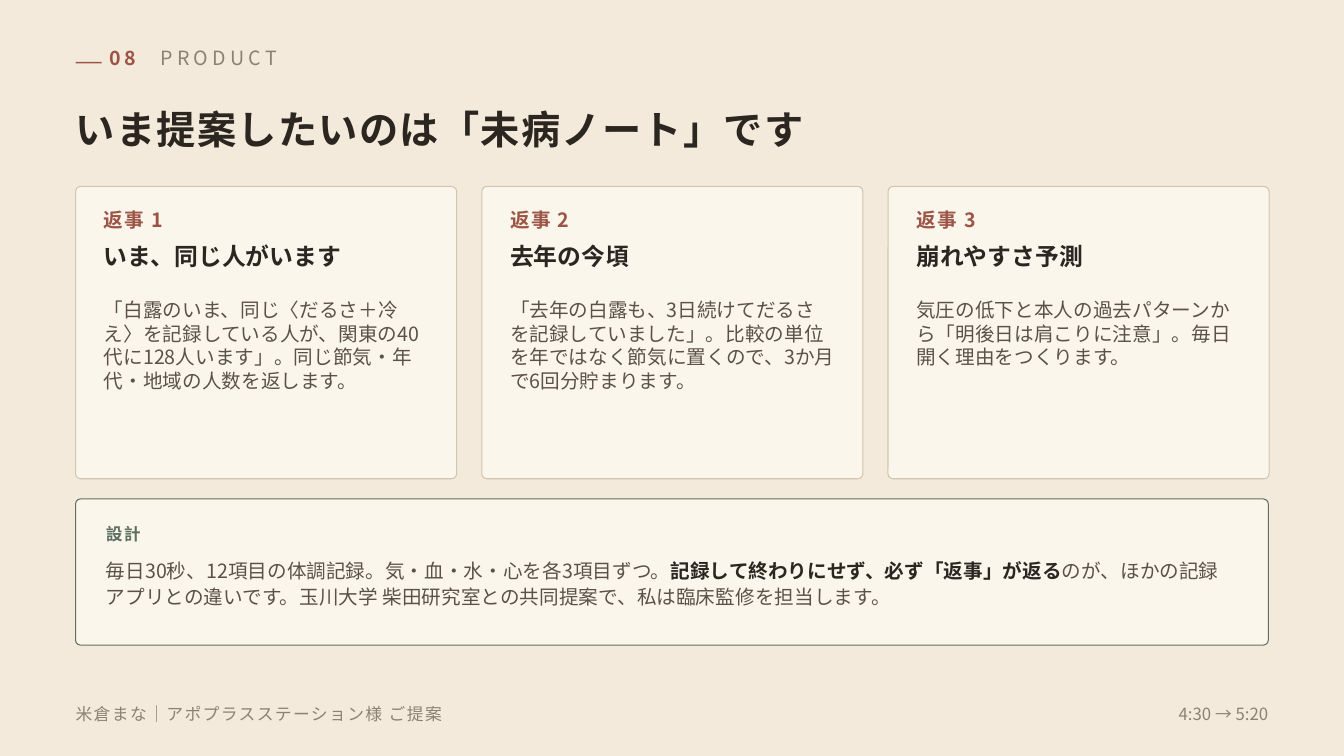
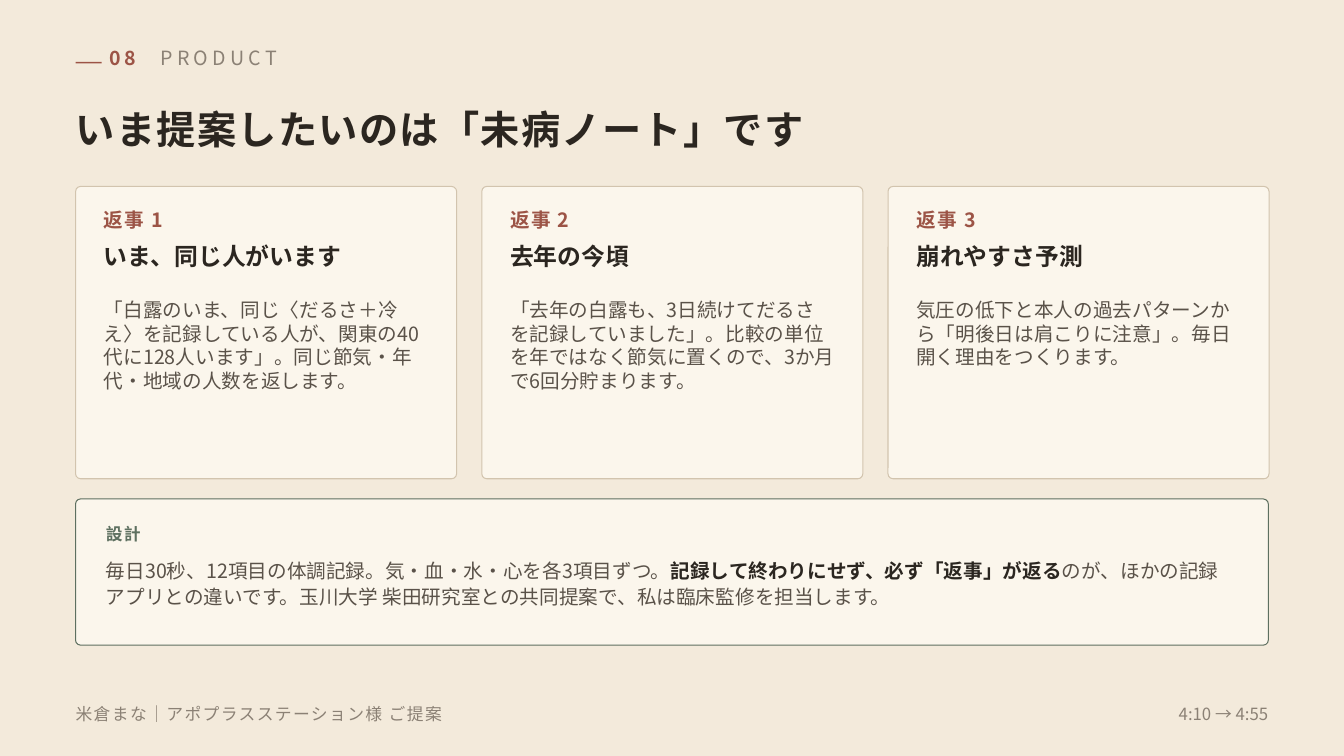
Before and after one commit to mananyon/manayonekura, a slide deck: slide 9 of proposals/米倉まな_アポプラスステーション様ご提案_導入.pptx. Drawn at 1344x756 pixels with LibreOffice and Linux fonts; fonts in the diff are those of the drawing. Boxes give left, top, right and bottom in pixels: in the first picture for what was removed or moved away, otherwise in the second. Text is boxed around its words. In the diff, an @@ line names an element or a change of style, - is before the commit and + after.

```diff
--- a/proposals/米倉まな_アポプラスステーション様ご提案_導入.pptx
+++ b/proposals/米倉まな_アポプラスステーション様ご提案_導入.pptx
@@ text at (1179,707,1269,720): text changed @@
-4:30 → 5:20
+4:10 → 4:55
```
Also in this commit, not shown: 10 other slides changed, 1 slide removed, 2 other files.
